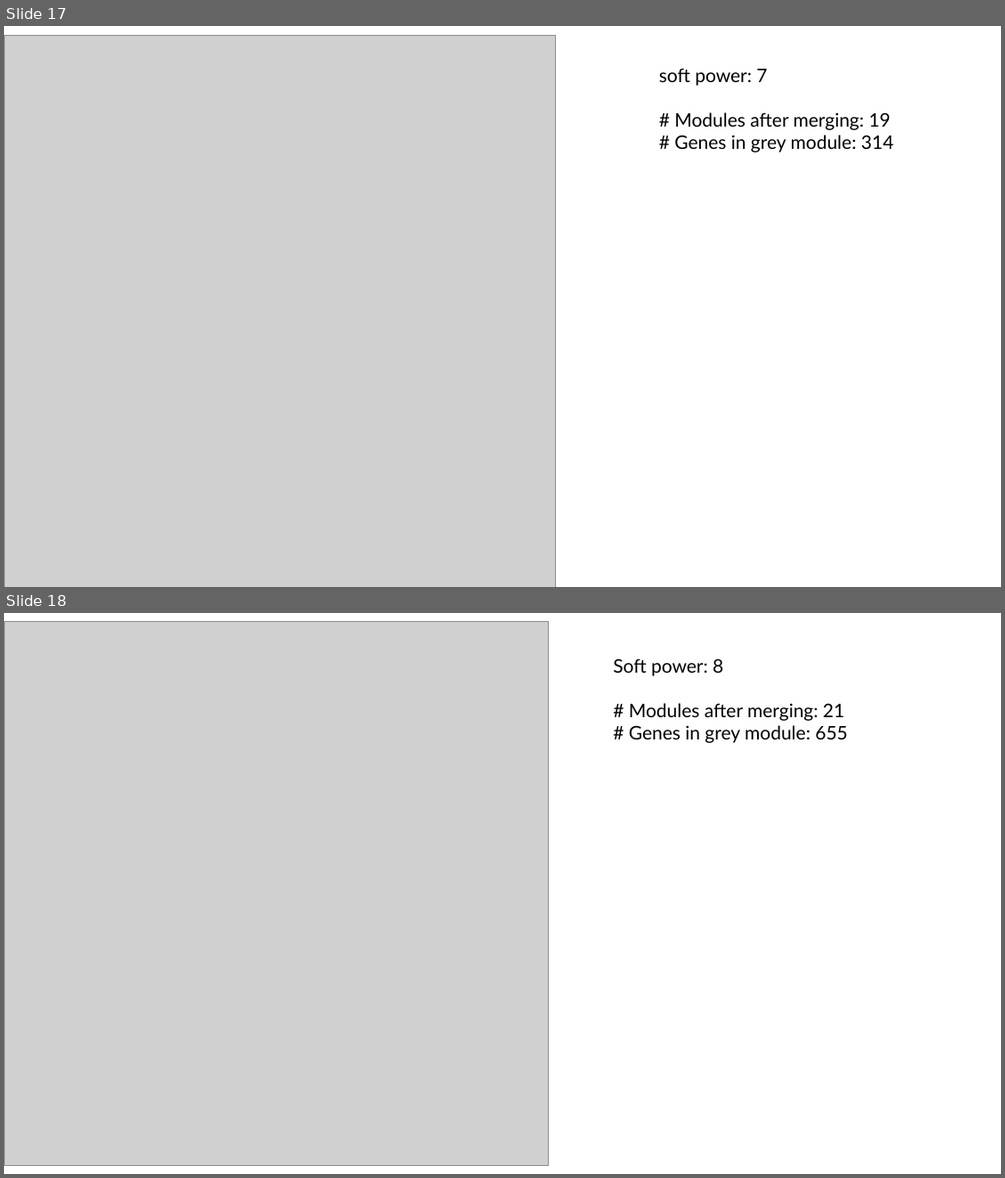
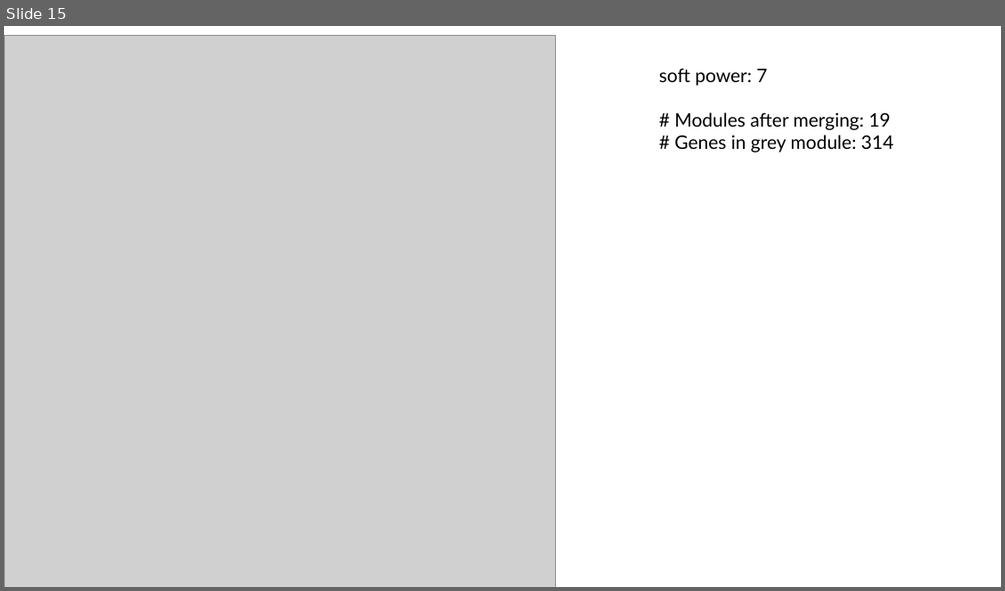
Before and after one commit to luisabender/bioinformatics-bachelor-s-thesis, a slide deck: progress.pptx. Shown one above the other, each under a label of ours: slides 17 and 18 before the commit, slide 15 after it. The pictures are 1005x1178 and 1005x591 pixels, drawn with LibreOffice and Linux fonts; fonts in the diff are those of the drawing; grey boxes stand for pictures. Boxes give left, top, right and bottom in pixels: in the first picture for what was removed or moved away, otherwise in the second. Text is boxed around its words. In the diff, an @@ line names an element or a change of style, - is before the commit and + after.

```diff
--- a/progress.pptx
+++ b/progress.pptx
@@ slide 18 removed at (x1=4, y1=613, x2=1001, y2=1174), background #FFFFFF @@
@@ picture removed at (x1=4, y1=621, x2=548, y2=1165) @@
@@ text removed at (x1=613, y1=658, x2=848, y2=743) @@
-Soft power: 8
-# Modules after merging: 21
-# Genes in grey module: 655
@@ what was slide 17 is now slide 15 @@
```
Also in this commit, not shown: 5 slides changed, 10 slides added, 3 other slides removed, 33 other files.
